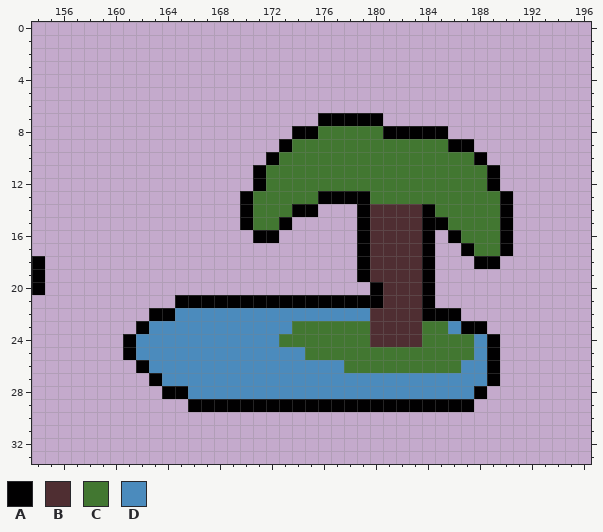
Edited in one commit: pixel-art file (tiles/resources.ase). Above is the file before it was changed.
320x128 pixels, 1 frame. Colours within 5 levels of each other are drawn and written as one. Shown: x 154..196, y 0..33. The commit also changed other parts of the picture, which this record leaves out.
Palette (. is transparent): A #010001  B #4f2e32  C #427731  D #4b8bbd
Pixels before, first column x 154:
 7 ......................AAAAA..........
 8 ....................AACCCCCAAAAA.....
 9 ...................ACCCCCCCCCCCCAA...
10 ..................ACCCCCCCCCCCCCCCA..
11 .................ACCCCCCCCCCCCCCCCCA.
12 .................ACCCCCCCCCCCCCCCCCA.
13 ................ACCCCCAAAACCCCCCCCCCA
14 ................ACCCAA...ABBBBACCCCCA
15 ................ACCA.....ABBBBAACCCCA
16 .................AA......ABBBBA.ACCCA
17 .........................ABBBBA..ACCA
18 A........................ABBBBA...AA.
19 A........................ABBBBA......
20 A.........................ABBBA......
21 ...........AAAAAAAAAAAAAAAABBBA......
22 .........AADDDDDDDDDDDDDDDBBBBAAA....
23 ........ADDDDDDDDDDDCCCCCCBBBBCCDAA..
24 .......ADDDDDDDDDDDCCCCCCCBBBBCCCCDA.
25 .......ADDDDDDDDDDDDDCCCCCCCCCCCCCDA.
26 ........ADDDDDDDDDDDDDDDCCCCCCCCCDDA.
27 .........ADDDDDDDDDDDDDDDDDDDDDDDDDA.
28 ..........AADDDDDDDDDDDDDDDDDDDDDDA..
29 ............AAAAAAAAAAAAAAAAAAAAAA...
New version:
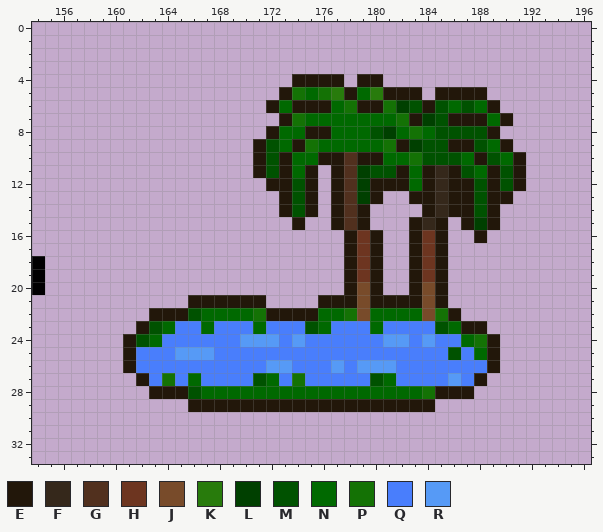
Colours new in this view: E #22170a  F #35281b  G #51301e  H #6d3520  J #784b2a  K #287b0c  L #004000  M #005200  N #006900  P #147205  Q #497efc  R #569af6
Message: Improve oasis tile and tweak fishery icon.
What changed:
Layer "icons":
y 4: x 174..177 .... -> EEEE; x 179..180 .. -> EE
y 5: x 173..183 ........... -> EPNPKENKEEE; x 185..188 .... -> EEEE
y 6: x 172..189 .................. -> ENEEENPEEPLMEMNMNE
y 7: x 173..190 ...AAAAA.......... -> EPNNNNNNNPELMEEENE
y 8: x 172..189 ..AACCCCCAAAAA.... -> ENNEENNNMLNPNMMMME
y 9: x 171..190 ..ACCCCCCCCCCCCAA... -> EMNEPNNNNNPELMMEEMNE
y 10: x 171..191 .ACCCCCCCCCCCCCCCA... -> EMENNEEGEENNPMMMNEMNE
y 11: x 171..191 ACCCCCCCCCCCCCCCCCA.. -> EMENE.EGLMMENEFEMNEME
y 12: x 171..191 ACCCCCCCCCCCCCCCCCA.. -> .EEME.EGLEEENEFEEMEME
y 13: x 170..190 ACCCCCAAAACCCCCCCCCCA -> ...EME.EGLE..EEFEEMEE
y 14: x 170..175 ACCCAA -> ...EME; x 177..190 ..ABBBBACCCCCA -> EGE....EFEEME.
y 15: x 170..174 ACCA. -> ....E; x 177..190 ..ABBBBAACCCCA -> EGE...EFE.ELE.
y 16: x 171..172 AA -> ..; x 178..190 .ABBBBA.ACCCA -> EHE..EHE..E..
y 17: x 178..185 .ABBBBA. -> EHE..EHE; x 187..190 ACCA -> ....
y 18: x 178..185 .ABBBBA. -> EHE..EHE; x 188..189 AA -> ..
y 19: x 178..185 .ABBBBA. -> EHE..EHE
y 20: x 178..185 ..ABBBA. -> EJE..EJE
y 21: x 165..185 AAAAAAAAAAAAAAAABBBA. -> .EEEEEE....EEEJEEEEJE
y 22: x 163..186 AADDDDDDDDDDDDDDDBBBBAAA -> EEEMNNNNPEEEENNPJNNNNJPE
y 23: x 162..188 ADDDDDDDDDDDCCCCCCBBBBCCDAA -> EMNQQNQQQNQQQMNQQQNQQQQMNEE
y 24: x 161..189 ADDDDDDDDDDDCCCCCCCBBBBCCCCDA -> EMNQQQQQQRRRQRQQQQQQRRQRQQNPE
y 25: x 161..189 ADDDDDDDDDDDDDCCCCCCCCCCCCCDA -> EQQQRRRQQQQQQQQQQQQQQQQQQMQNE
y 26: x 161..189 .ADDDDDDDDDDDDDDDCCCCCCCCCDDA -> EQQQQQQQQQQRRQQQRQRRRQQQQQQQE
y 27: x 162..189 .ADDDDDDDDDDDDDDDDDDDDDDDDDA -> EQPQNQQQQMNQPQQQQQMNQQQQRQE.
y 28: x 163..188 .AADDDDDDDDDDDDDDDDDDDDDDA -> EEEMNNNNNNNNNNNNNNNNNPEEE.
y 29: x 166..187 AAAAAAAAAAAAAAAAAAAAAA -> EEEEEEEEEEEEEEEEEEE...
Changed places in both pictures, as pixel boxes (x1, y1, x2, y2):
changed: (123, 74, 526, 412)
